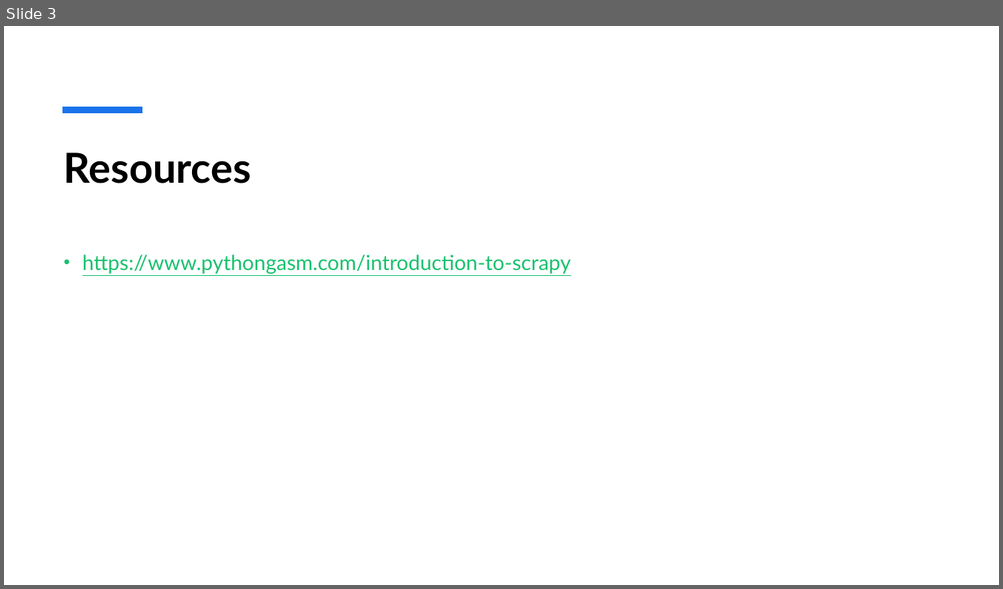
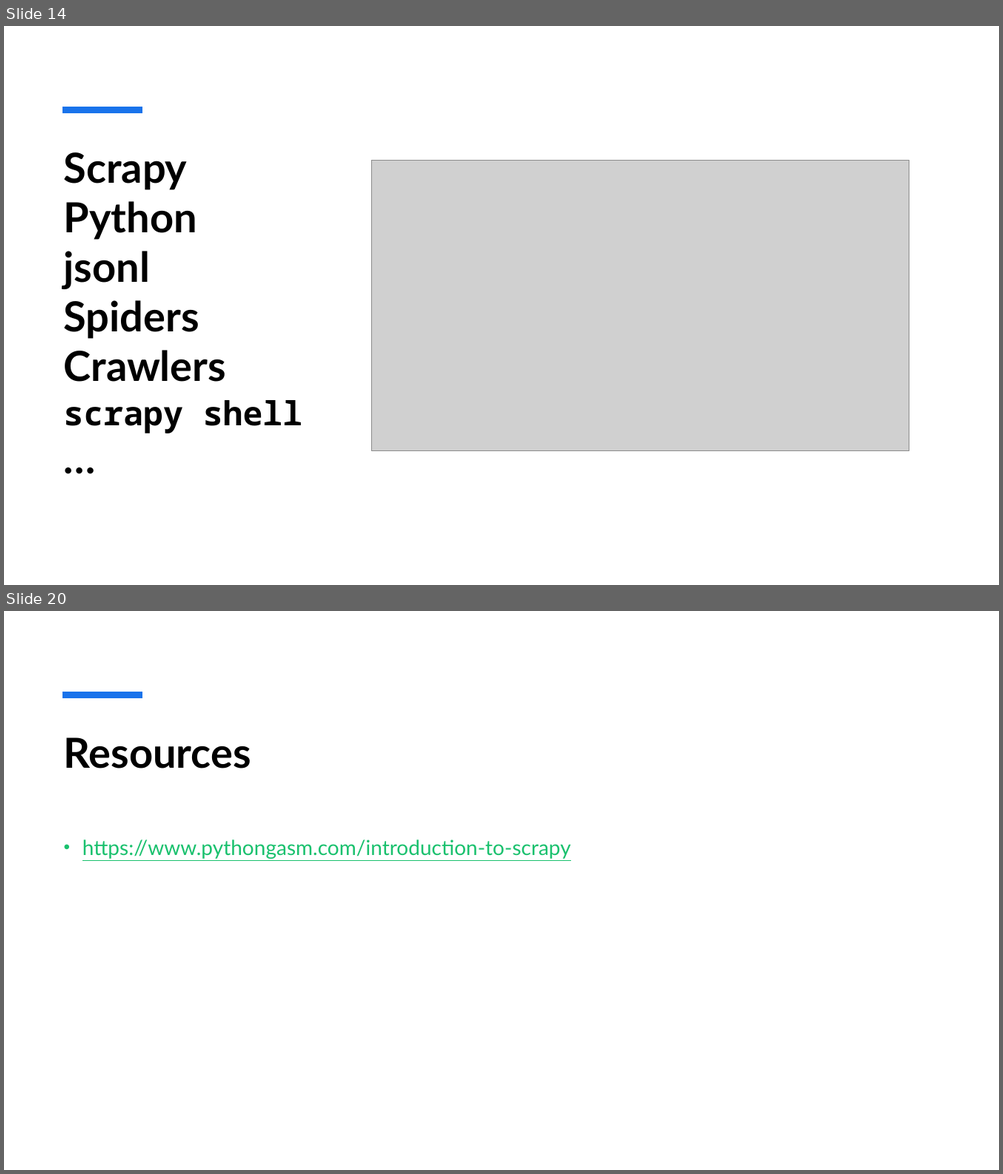
Before and after one commit to bemayr/web-crawling-and-scraping, a slide deck: slides.pptx. Shown one above the other, each under a label of ours: slide 3 before the commit, slides 14 and 20 after it; the slides between them are not shown. The pictures are 1003x589 and 1003x1174 pixels, drawn with LibreOffice and Linux fonts; fonts in the diff are those of the drawing; grey boxes stand for pictures. Boxes give left, top, right and bottom in pixels: in the first picture for what was removed or moved away, otherwise in the second. Text is boxed around its words. In the diff, an @@ line names an element or a change of style, - is before the commit and + after.

```diff
--- a/slides.pptx
+++ b/slides.pptx
@@ slide 14 added at bbox=[4, 26, 999, 585], background #FFFFFF; not listed: 1 template element that a slide beside it also shows @@
@@ title added at bbox=[64, 153, 302, 434], 40 pt, text #000000, bold @@
+Scrapy
+Python
+jsonl
+Spiders
+Crawlers
+scrapy shell
+…
@@ picture added at bbox=[372, 160, 910, 452] @@
@@ what was slide 3 is now slide 20 @@
```
Also in this commit, not shown: 17 other slides added, 1 slide removed.
